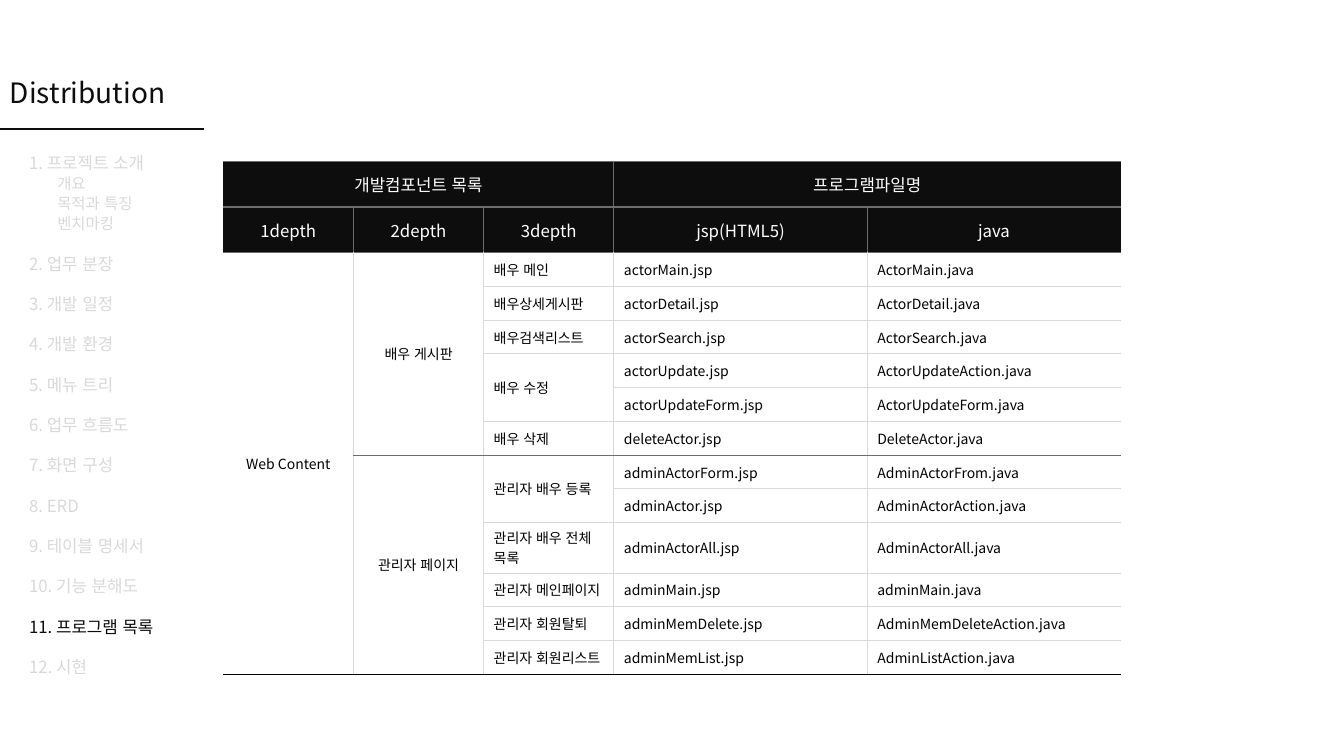
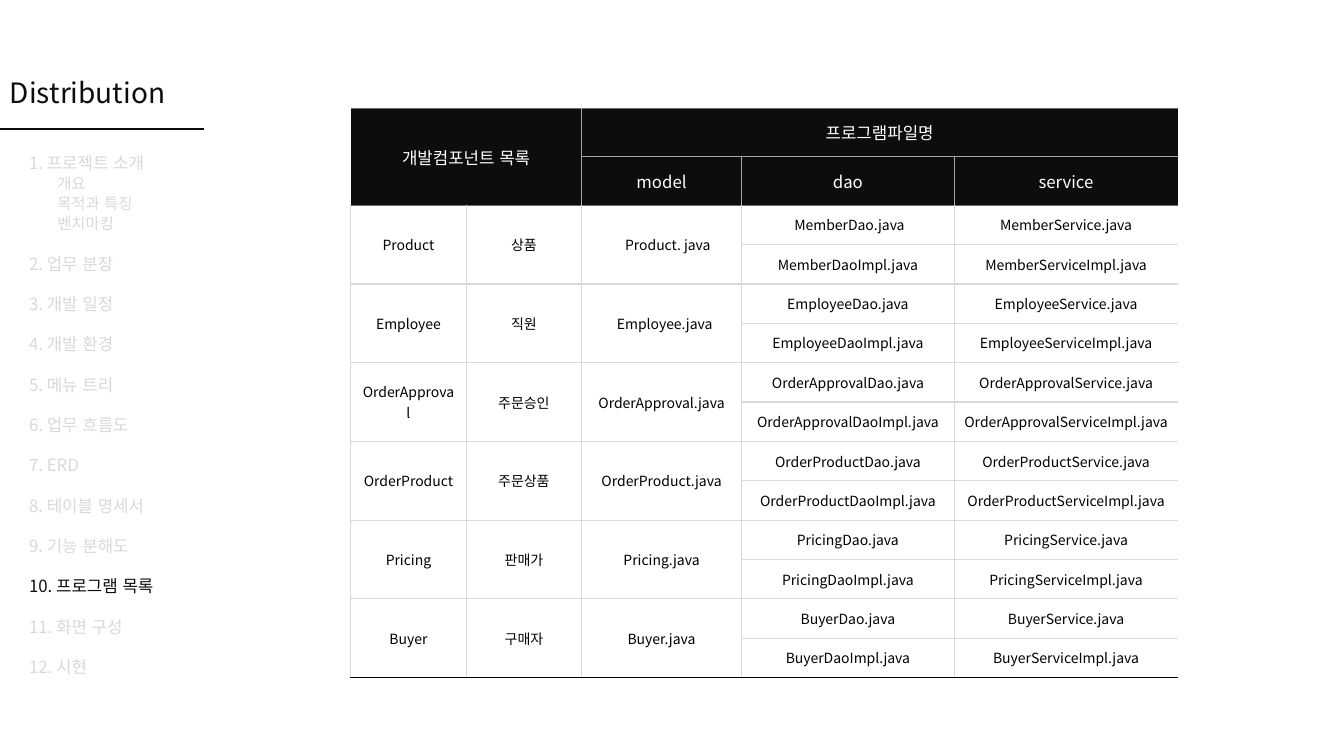
Before and after one commit to Peh9397/Distribution, a slide deck: slide 22 of Distribution.pptx (slide 28 before the commit). Drawn at 1344x756 pixels with LibreOffice and Linux fonts; fonts in the diff are those of the drawing. Boxes give left, top, right and bottom in pixels: in the first picture for what was removed or moved away, otherwise in the second. Text is boxed around its words. In the diff, an @@ line names an element or a change of style, - is before the commit and + after.

Commit message:
전체 ppt파일 업로드

```diff
--- a/Distribution.pptx
+++ b/Distribution.pptx
@@ table added at [351,108,1180,678], 14 rows, 5 columns @@
+개발컴포넌트 목록 |  | 프로그램파일명 |  | 
+ |  | model | dao | service
+Product | 상품 | Product. java | MemberDao.java | MemberService.java
+ |  |  | MemberDaoImpl.java | MemberServiceImpl.java
+Employee | 직원 | Employee.java | EmployeeDao.java | EmployeeService.java
+ |  |  | EmployeeDaoImpl.java | EmployeeServiceImpl.java
+OrderApproval | 주문승인 | OrderApproval.java | OrderApprovalDao.java | OrderApprovalService.java
+ |  |  | OrderApprovalDaoImpl.java | OrderApprovalServiceImpl.java
+OrderProduct | 주문상품 | OrderProduct.java | OrderProductDao.java | OrderProductService.java
+ |  |  | OrderProductDaoImpl.java | OrderProductServiceImpl.java
+Pricing | 판매가 | Pricing.java | PricingDao.java | PricingService.java
+ |  |  | PricingDaoImpl.java | PricingServiceImpl.java
+Buyer | 구매자 | Buyer.java | BuyerDao.java | BuyerService.java
+ |  |  | BuyerDaoImpl.java | BuyerServiceImpl.java
@@ table removed at [223,161,1119,671], 14 rows, 5 columns @@
-개발컴포넌트 목록 |  |  | 프로그램파일명 | 
-1depth | 2depth | 3depth | jsp(HTML5) | java
-Web Content | 배우 게시판 | 배우 메인 | actorMain.jsp | ActorMain.java
- |  | 배우상세게시판 | actorDetail.jsp | ActorDetail.java
- |  | 배우검색리스트 | actorSearch.jsp | ActorSearch.java
- |  | 배우 수정 | actorUpdate.jsp | ActorUpdateAction.java
- |  |  | actorUpdateForm.jsp | ActorUpdateForm.java
- |  | 배우 삭제 | deleteActor.jsp | DeleteActor.java
- | 관리자 페이지 | 관리자 배우 등록 | adminActorForm.jsp | AdminActorFrom.java
- |  |  | adminActor.jsp | AdminActorAction.java
- |  | 관리자 배우 전체 목록 | adminActorAll.jsp | AdminActorAll.java
- |  | 관리자 메인페이지 | adminMain.jsp | adminMain.java
- |  | 관리자 회원탈퇴 | adminMemDelete.jsp | AdminMemDeleteAction.java
- |  | 관리자 회원리스트 | adminMemList.jsp | AdminListAction.java
@@ text at [29,452,154,638]: text changed @@
-7. 화면 구성
-8. ERD
-9. 테이블 명세서
-10. 기능 분해도
-11. 프로그램 목록
+7. ERD
+8. 테이블 명세서
+9. 기능 분해도
+10. 프로그램 목록
+11. 화면 구성
```
Also in this commit, not shown: 23 other slides changed, 1 slide added.
